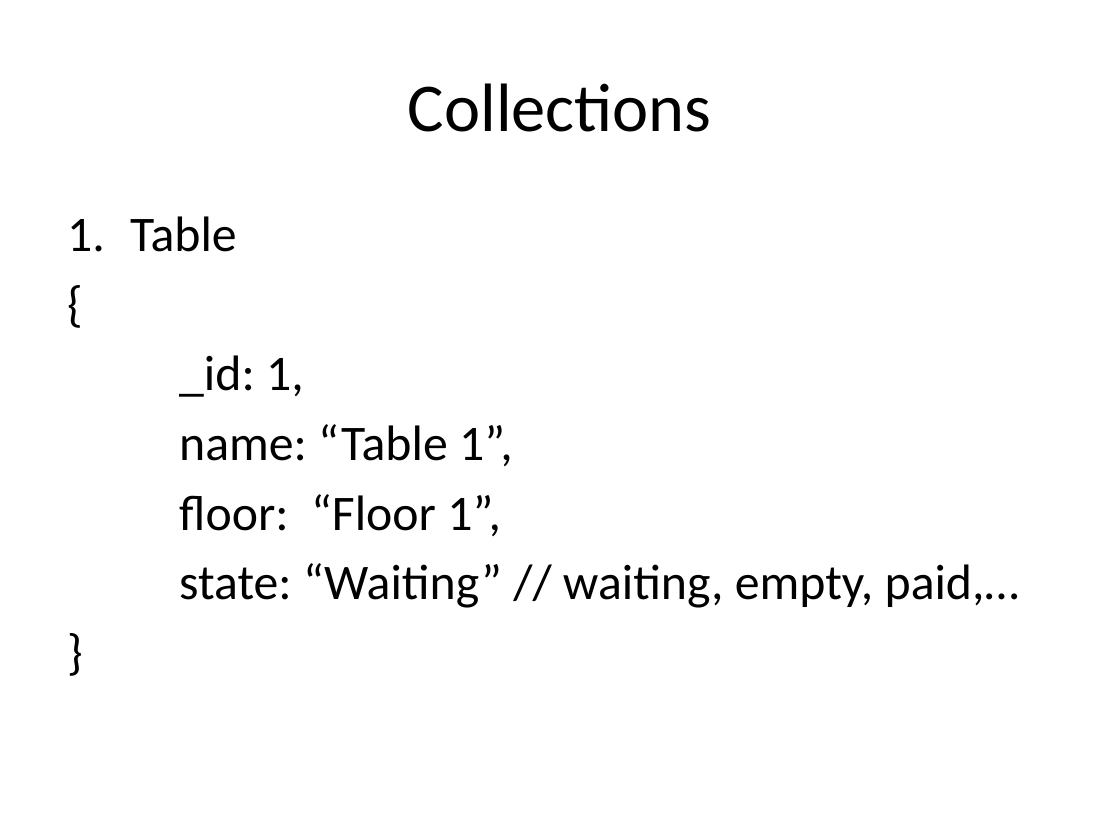
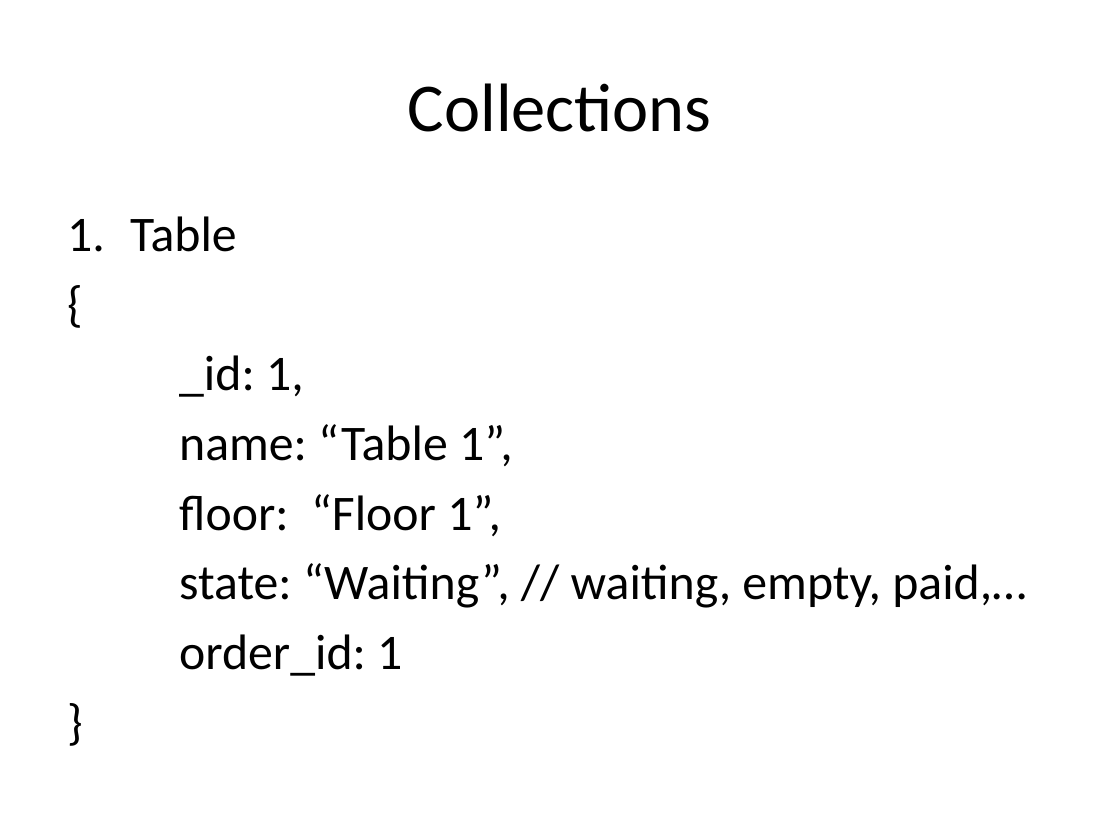
Before and after one commit to datnq55/CoffeeShop2, a slide deck: slide 3 of Tags/db/Design – MongoDB.pptx. Drawn at 1120x840 pixels with LibreOffice and Linux fonts; fonts in the diff are those of the drawing. Boxes give left, top, right and bottom in pixels: in the first picture for what was removed or moved away, otherwise in the second. Text is boxed around its words. In the diff, an @@ line names an element or a change of style, - is before the commit and + after.

```diff
--- a/Tags/db/Design – MongoDB.pptx
+++ b/Tags/db/Design – MongoDB.pptx
@@ text at box(179, 563, 1026, 676): text changed @@
-state: “Waiting” // waiting, empty, paid,…
+state: “Waiting”, // waiting, empty, paid,…
+order_id: 1
```
Also in this commit, not shown: 1 other slide changed, 1 slide added, 6 other files.
